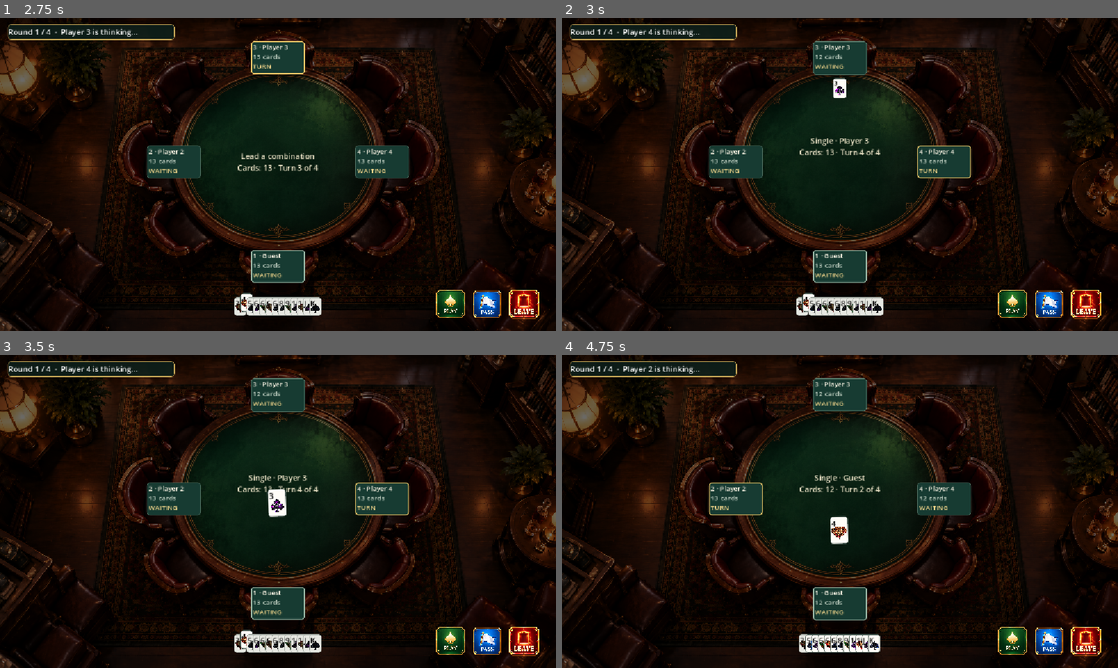
Above: before the commit, frames 1-4 (two rows, left to right).
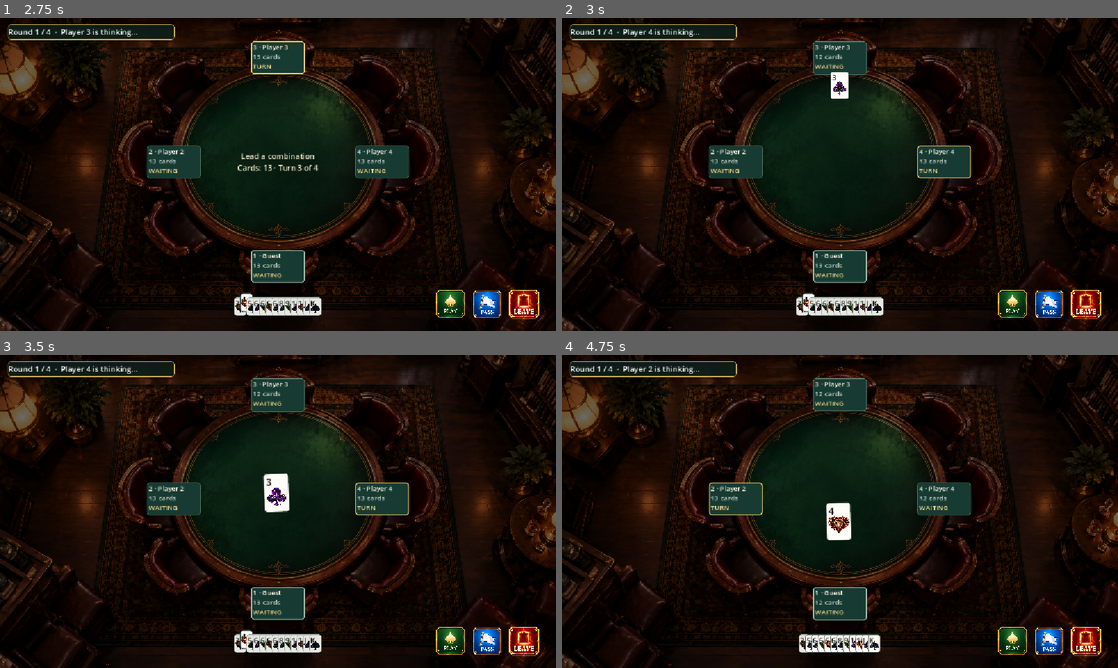
Above: after the commit, the same moments.

Repository: Bankydog/slave-card
Game: Godot game, scene res://scenes/main.tscn
Two runs of this game, one before a commit and one after it. Both use one fixed random seed, a clock stepped at 60 frames per second and the inputs below.
Inputs (mouse positions are in pixels of both pictures, inside the frame that each line leads up to):
- Up to frame 1 (2.75 s): click "Single Player" at 0.5 s; click "Start Match" at 1.25 s; click (239, 305) at 2.02 s
- Up to frame 2 (3 s): click (806, 302) at 2.75 s
- Up to frame 3 (3.5 s): no input
- Up to frame 4 (4.75 s): click (806, 639) at 3.5 s; click (1012, 639) at 4.25 s

Frame 1 is identical in both runs. In frame 2, 0.5% of the frame differs, in the area x 42-58%, y 17-44%; in frame 3, 0.7%; in frame 4, 0.8%, in the area x 42-58%, y 38-61%.

Commit message:
Polish RPS button and center card display

Diff:
--- a/scripts/ui/game_ui.gd
+++ b/scripts/ui/game_ui.gd
@@ -366,7 +366,27 @@
 	start_round.custom_minimum_size = Vector2(190.0, 48.0) * _display_scale()
 	start_round.size_flags_horizontal = Control.SIZE_SHRINK_CENTER
 	start_round.pressed.connect(_finish_local_rps.bind(local_rps_pending_winner))
+	_style_rps_result_button(start_round)
 	result_root.add_child(start_round)
+
+func _style_rps_result_button(button: Button) -> void:
+	var normal := StyleBoxFlat.new()
+	normal.bg_color = Color.WHITE
+	normal.border_color = Color("#d7c99a")
+	normal.set_border_width_all(1)
+	normal.set_corner_radius_all(6)
+	button.add_theme_stylebox_override("normal", normal)
+	var hover := normal.duplicate() as StyleBoxFlat
+	hover.bg_color = Color("#f1eee4")
+	button.add_theme_stylebox_override("hover", hover)
+	var pressed := normal.duplicate() as StyleBoxFlat
+	pressed.bg_color = Color("#ddd8c8")
+	button.add_theme_stylebox_override("pressed", pressed)
+	button.add_theme_stylebox_override("focus", normal.duplicate())
+	button.add_theme_color_override("font_color", Color.BLACK)
+	button.add_theme_color_override("font_hover_color", Color.BLACK)
+	button.add_theme_color_override("font_pressed_color", Color.BLACK)
+	button.add_theme_color_override("font_disabled_color", Color("#777777"))
 
 func _animate_local_rps_reveal(human_choice: int, bot_choice: int) -> VBoxContainer:
 	_clear_preserving_timer()
--- a/scripts/ui/table_presentation.gd
+++ b/scripts/ui/table_presentation.gd
@@ -91,6 +91,9 @@
 		status_labels[i].text = status
 		_style_seat(seat_widgets[i], i == current_player and not bool(player.get("finished", false)), i == local_index)
 	center_title.text = center_text
+	var show_played_cards := not cards.is_empty()
+	center_title.visible = not show_played_cards
+	center_info.visible = not show_played_cards
 	var next_ids: Array[String] = []
 	for card: CardData in cards:
 		next_ids.append(card.card_id())
@@ -109,7 +112,7 @@
 			center_pile.queue_free()
 			center_pile = null
 		if not cards.is_empty():
-			center_pile = CardViewScript.make_pile(cards, compact_view, layout_scale * 1.45)
+			center_pile = CardViewScript.make_pile(cards, compact_view, layout_scale * 2.0)
 			center_group.add_child(center_pile)
 			center_pile.mouse_filter = Control.MOUSE_FILTER_IGNORE
 			if played_by >= 0 and played_by < players.size():
@@ -136,7 +139,7 @@
 		return
 	var source_global := seat_widgets[played_by].get_global_rect().get_center()
 	var source := play_flight_layer.get_global_transform().affine_inverse() * source_global
-	var flight_scale := layout_scale * 1.45
+	var flight_scale := layout_scale * 2.0
 	var card_width := (42.0 if compact_view else 58.0) * flight_scale
 	var card_height := (64.0 if compact_view else 92.0) * flight_scale
 	var pile_cards: Control = center_pile.get_child(0)
